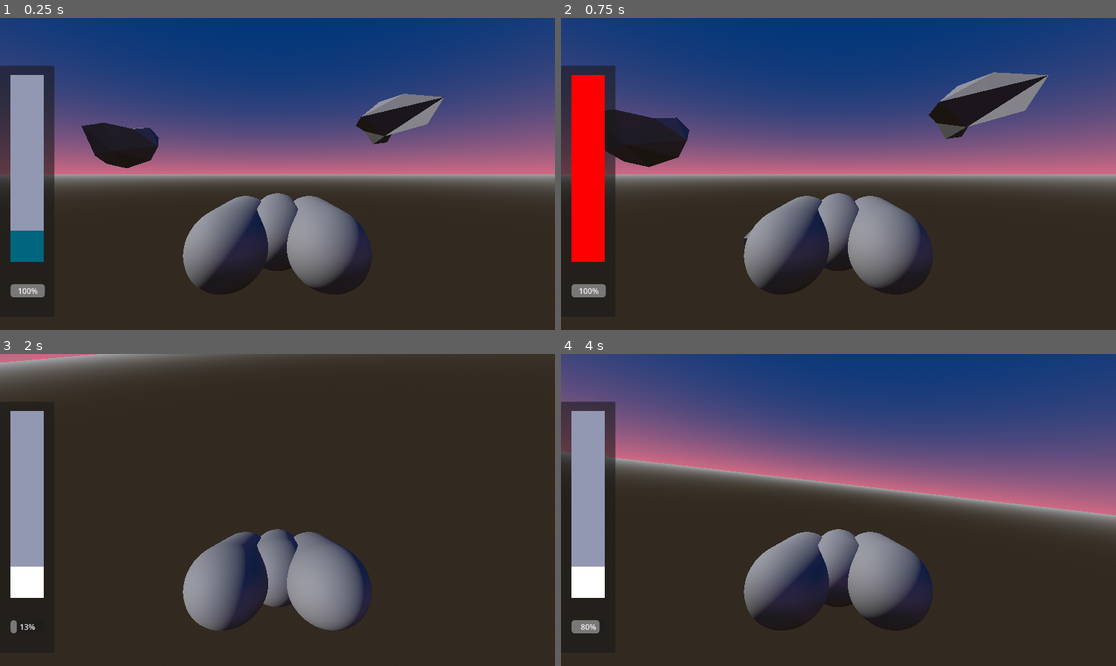
Above: before the commit, frames 1-4 (two rows, left to right).
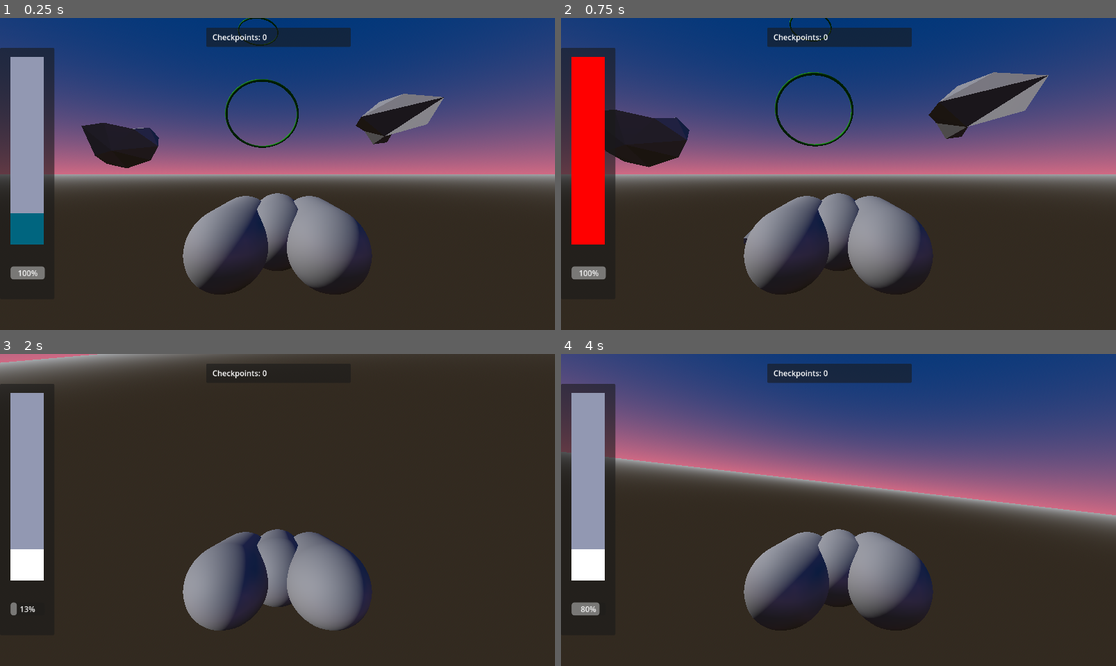
Above: after the commit, the same moments.

Repository: FelixFifi/GodotSpace
Game: Godot game, scene res://main.tscn
The game is run twice, just before and just after one commit, with the same random seed, the same clock (stepped at 60 frames per second) and the same inputs.
Inputs:
- Up to frame 1 (0.25 s): no input
- Up to frame 2 (0.75 s): hold E (yaw_right) from 0.53 s (still down); hold Space (boost) from 0.53 s (still down)
- Up to frame 3 (2 s): release E (yaw_right) at 1.28 s; release Space (boost) at 1.28 s; hold W (pitch_down) from 1.28 s (still down); tap D (roll_clockwise) at 1.35 s
- Up to frame 4 (4 s): release W (pitch_down) at 2.03 s; hold E (yaw_right) 2.03-2.78 s; hold A (roll_counter_clockwise) 2.03-2.78 s; hold S (pitch_up) 2.78-3.53 s; tap Space (boost) at 2.85 s; hold Q (yaw_left) from 3.53 s (still down); hold D (roll_clockwise) from 3.53 s (still down)

The runs differ from the first frame. In frame 1, 3.9% of the frame differs, in the area x 0-64%, y 0-90%; in frame 2, 3.6%; in frame 3, 1.4%; in frame 4, 3.5%.

Commit message:
Add race checkpoints

Diff:
--- /dev/null
+++ b/CheckpointsLabel.gd
@@ -0,0 +1,16 @@
+extends Label
+
+@onready var race_controller = %RaceController
+
+const LABEL_FORMAT = "Checkpoints: {current}/{goal}"
+const LABEL_FORMAT_WON = LABEL_FORMAT + "  YOU WON!"
+
+
+# Called when the node enters the scene tree for the first time.
+func _ready():
+	race_controller.checkpoint_hit.connect(_on_race_controller_checkpoint_hit)
+
+func _on_race_controller_checkpoint_hit(current, goal):
+	var label_format = LABEL_FORMAT if current < goal else LABEL_FORMAT_WON
+
+	text = label_format.format({"current": current, "goal": goal})
--- /dev/null
+++ b/RaceController.gd
@@ -0,0 +1,23 @@
+extends Node3D
+
+var checkpoints: Dictionary = {}
+var checkpoints_hit := 0
+
+signal checkpoint_hit(current, goal)
+
+# Called when the node enters the scene tree for the first time.
+func _ready():
+	for child in get_children():
+		if child is Area3D:
+			child.body_entered.connect(_on_checkpoint_entered.bind(child))
+			checkpoints[child] = false
+
+# Called every frame. 'delta' is the elapsed time since the previous frame.
+func _process(delta):
+	pass
+
+func _on_checkpoint_entered(body: Node3D, checkpoint: Area3D):
+	if !checkpoints[checkpoint]:
+		checkpoints[checkpoint] = true
+		checkpoints_hit += 1
+		checkpoint_hit.emit(checkpoints_hit, checkpoints.size())
--- a/main.tscn
+++ b/main.tscn
@@ -1,9 +1,12 @@
-[gd_scene load_steps=9 format=3 uid="uid://brur380voisvy"]
+[gd_scene load_steps=12 format=3 uid="uid://brur380voisvy"]
 
 [ext_resource type="PackedScene" uid="uid://dwdjpbjw2q63r" path="res://ship.tscn" id="1_ohnsp"]
 [ext_resource type="PackedScene" uid="uid://e73yptr4omhp" path="res://asteroid_first.tscn" id="2_g70br"]
 [ext_resource type="Script" path="res://ThrottleBar.gd" id="3_8kchh"]
 [ext_resource type="Script" path="res://BoostBar.gd" id="4_j3pb1"]
+[ext_resource type="PackedScene" uid="uid://y118qpgdgoil" path="res://race_controller.tscn" id="5_kg375"]
+[ext_resource type="PackedScene" uid="uid://ca3u5uepnaw7c" path="res://race_checkpoint.tscn" id="5_lmfxi"]
+[ext_resource type="Script" path="res://CheckpointsLabel.gd" id="5_tp8bf"]
 
 [sub_resource type="BoxMesh" id="BoxMesh_ia5ky"]
 
@@ -45,18 +48,20 @@
 
 [node name="Control" type="Control" parent="."]
 layout_mode = 3
-anchors_preset = 0
-offset_right = 40.0
-offset_bottom = 40.0
+anchors_preset = 15
+anchor_right = 1.0
+anchor_bottom = 1.0
+grow_horizontal = 2
+grow_vertical = 2
 
 [node name="Panel" type="Panel" parent="Control"]
 layout_mode = 1
 anchors_preset = 4
 anchor_top = 0.5
 anchor_bottom = 0.5
-offset_top = 79.0
+offset_top = -262.0
 offset_right = 113.0
-offset_bottom = 601.0
+offset_bottom = 260.0
 grow_vertical = 2
 size_flags_horizontal = 0
 
@@ -96,3 +101,32 @@
 grow_vertical = 0
 value = 100.0
 script = ExtResource("4_j3pb1")
+
+[node name="Panel2" type="Panel" parent="Control"]
+layout_mode = 1
+anchors_preset = 5
+anchor_left = 0.5
+anchor_right = 0.5
+offset_left = -148.0
+offset_top = 20.0
+offset_right = 152.0
+offset_bottom = 60.0
+grow_horizontal = 2
+
+[node name="CheckpointsLabel" type="Label" parent="Control/Panel2"]
+layout_mode = 0
+offset_left = 13.0
+offset_top = 8.0
+offset_right = 287.0
+offset_bottom = 31.0
+text = "Checkpoints: 0"
+script = ExtResource("5_tp8bf")
+
+[node name="RaceController" parent="." instance=ExtResource("5_kg375")]
+unique_name_in_owner = true
+
+[node name="RaceCheckpoint" parent="RaceController" instance=ExtResource("5_lmfxi")]
+transform = Transform3D(0.672677, -0.739936, 0, 0.739936, 0.672677, 0, 0, 0, 1, -25.3995, 18, 0)
+
+[node name="RaceCheckpoint2" parent="RaceController" instance=ExtResource("5_lmfxi")]
+transform = Transform3D(1, 0, 0, 0, 1, 0, 0, 0, 1, -62.054, 61.8507, 0)
--- /dev/null
+++ b/race_checkpoint.tscn
@@ -0,0 +1,21 @@
+[gd_scene load_steps=4 format=3 uid="uid://ca3u5uepnaw7c"]
+
+[sub_resource type="StandardMaterial3D" id="StandardMaterial3D_6te32"]
+albedo_color = Color(0.0588235, 0.670588, 0, 1)
+
+[sub_resource type="TorusMesh" id="TorusMesh_5ll7d"]
+material = SubResource("StandardMaterial3D_6te32")
+inner_radius = 7.5
+outer_radius = 8.0
+
+[sub_resource type="CylinderShape3D" id="CylinderShape3D_w03nv"]
+height = 0.336
+radius = 7.905
+
+[node name="RaceCheckpoint" type="Area3D"]
+
+[node name="MeshInstance3D" type="MeshInstance3D" parent="."]
+mesh = SubResource("TorusMesh_5ll7d")
+
+[node name="CollisionShape3D" type="CollisionShape3D" parent="."]
+shape = SubResource("CylinderShape3D_w03nv")
--- /dev/null
+++ b/race_controller.tscn
@@ -0,0 +1,6 @@
+[gd_scene load_steps=2 format=3 uid="uid://y118qpgdgoil"]
+
+[ext_resource type="Script" path="res://RaceController.gd" id="1_fv2nb"]
+
+[node name="RaceController" type="Node3D"]
+script = ExtResource("1_fv2nb")
